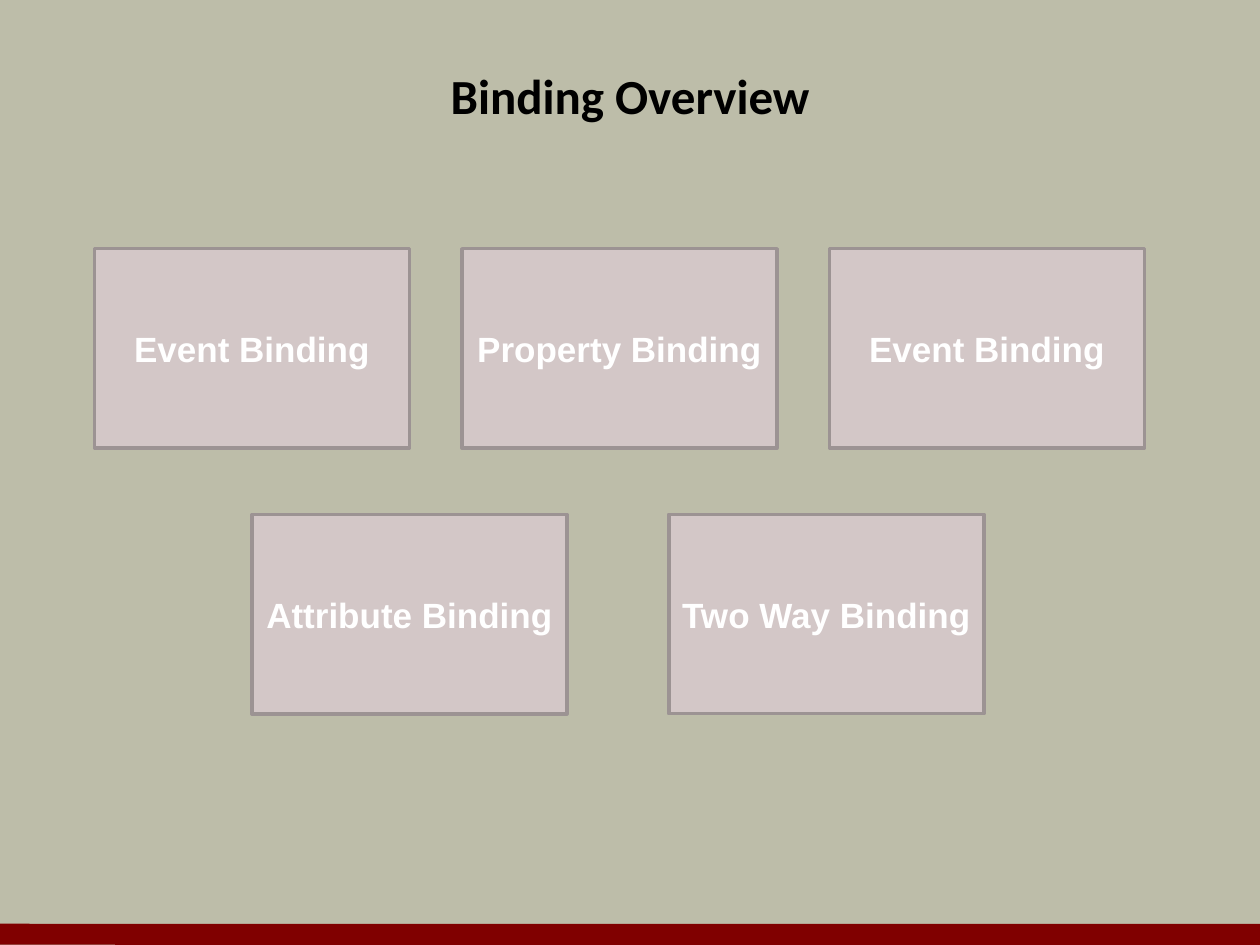
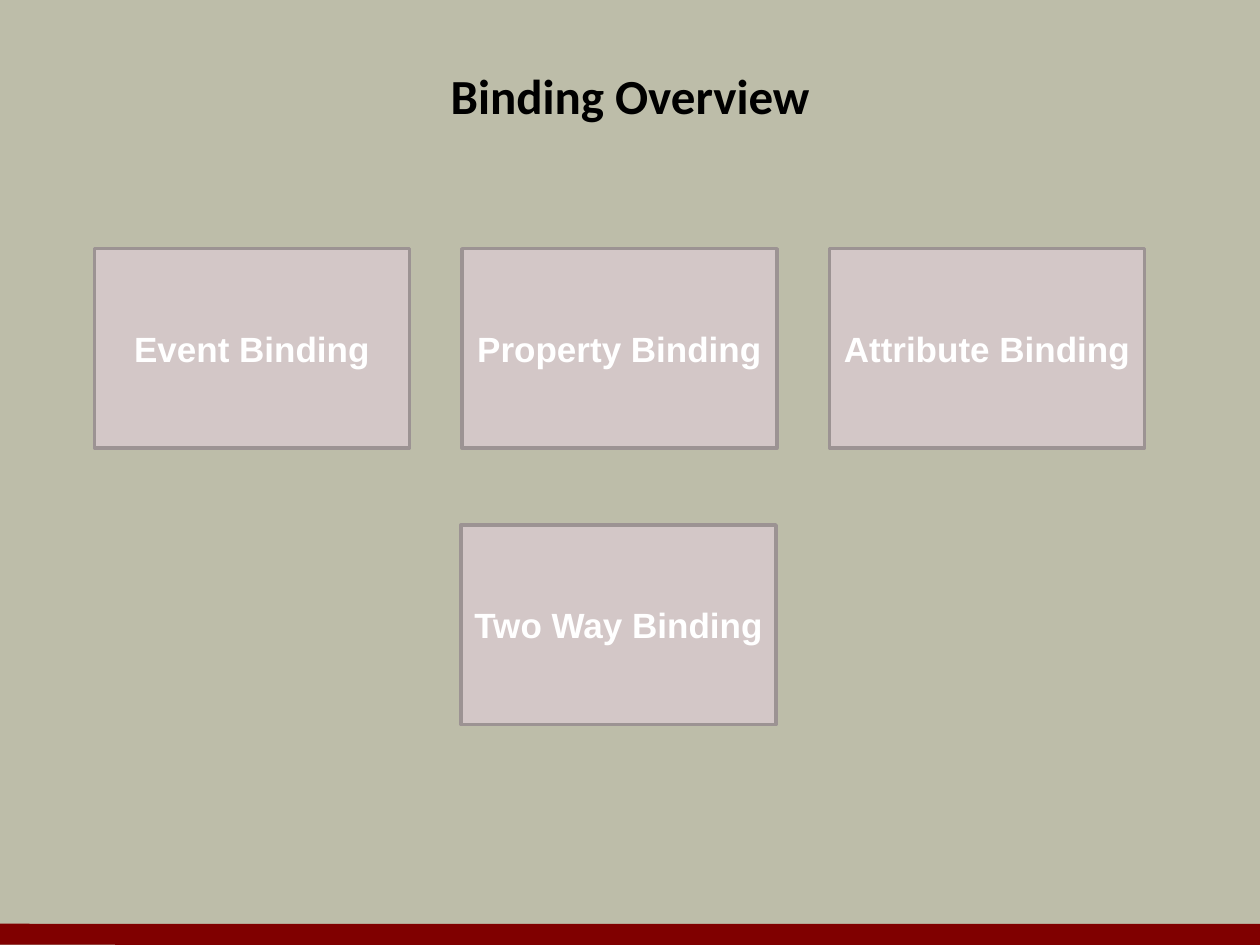
Before and after one commit to OdeToCode/classes, a slide deck: slide 5 of angular2/slides/05_templates.pptx. Drawn at 1260x945 pixels with LibreOffice and Linux fonts; fonts in the diff are those of the drawing; background and template pictures are left out. Boxes give left, top, right and bottom in pixels: in the first picture for what was removed or moved away, otherwise in the second. Text is boxed around its words. In the diff, an @@ line names an element or a change of style, - is before the commit and + after.

```diff
--- a/angular2/slides/05_templates.pptx
+++ b/angular2/slides/05_templates.pptx
@@ rectangle "Attribute Binding": place and size @@
-rectangle "Attribute Binding" at box(252, 514, 567, 713)
+rectangle "Attribute Binding" at box(829, 248, 1144, 447)
@@ rectangle removed at box(829, 248, 1144, 447) @@
-Event Binding
@@ rectangle "Two Way Binding": place and size @@
-rectangle "Two Way Binding" at box(669, 514, 984, 713)
+rectangle "Two Way Binding" at box(461, 525, 776, 724)
```
Also in this commit, not shown: 4 other slides changed, 1 slide removed, 1 other file.
